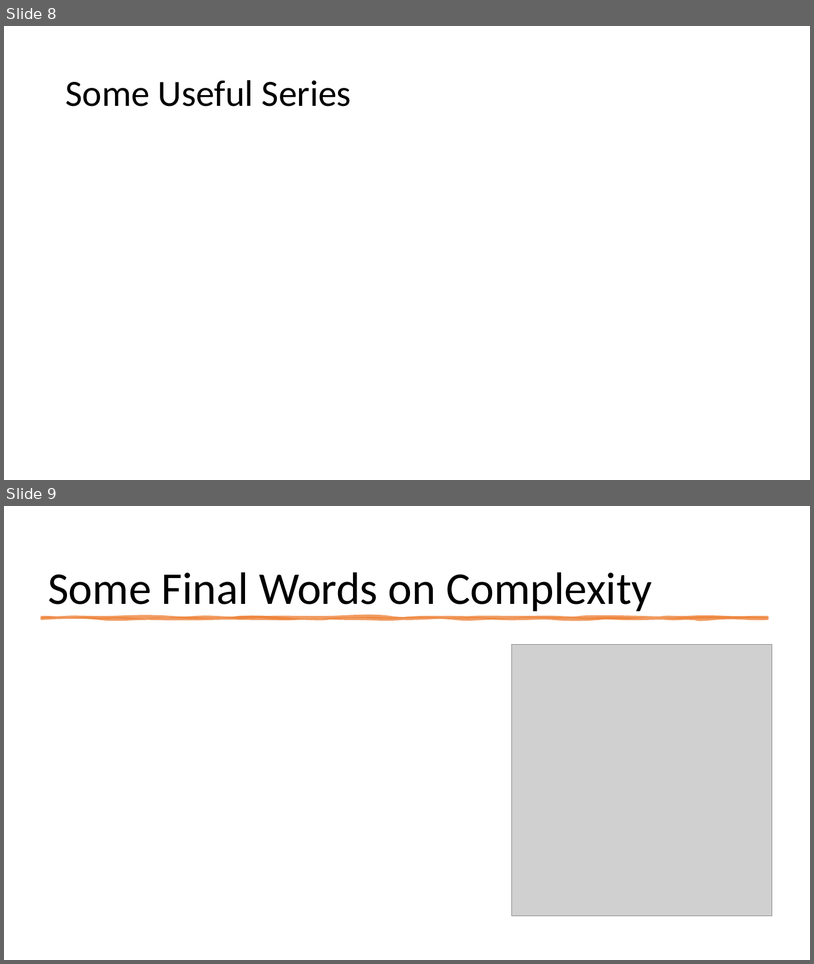
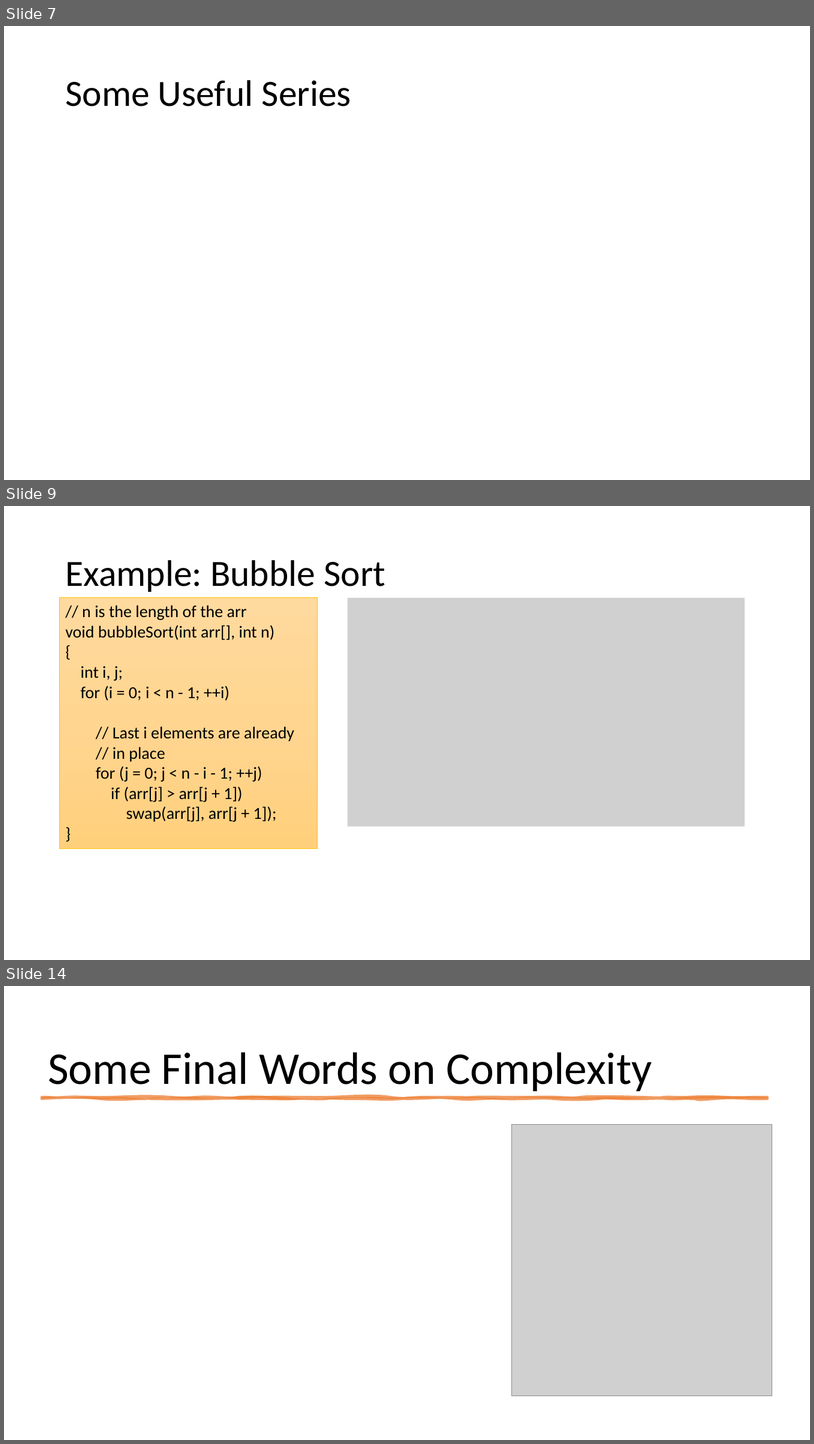
Before and after one commit to mhahsler/CS2341, a slide deck: slides/Chapter2_Algorithm_Analysis.pptx. Shown one above the other, each under a label of ours: slides 8 and 9 before the commit, slides 7, 9 and 14 after it; the slides between them are not shown. The pictures are 814x964 and 814x1444 pixels, drawn with LibreOffice and Linux fonts; fonts in the diff are those of the drawing; grey boxes stand for pictures. Boxes give left, top, right and bottom in pixels: in the first picture for what was removed or moved away, otherwise in the second. Text is boxed around its words. In the diff, an @@ line names an element or a change of style, - is before the commit and + after.

```diff
--- a/slides/Chapter2_Algorithm_Analysis.pptx
+++ b/slides/Chapter2_Algorithm_Analysis.pptx
@@ slide 9 added at <box>4,506,810,960</box>, background #FFFFFF @@
@@ title added at <box>65,560,386,592</box>, 44 pt, text #000000 @@
+Example: Bubble Sort
@@ rectangle added at <box>60,598,318,849</box>, fill gradient #FFDB9E to #FFD590 to #FFD07C, outline #FFC000 0.5 pt, 20 pt, text #000000 @@
+// n is the length of the arr
+void bubbleSort(int arr[], int n)
+{
+int i, j;
+for (i = 0; i < n - 1; ++i)
+// Last i elements are already
+// in place
+for (j = 0; j < n - i - 1; ++j)
+if (arr[j] > arr[j + 1])
+swap(arr[j], arr[j + 1]);
+}
@@ picture added at <box>348,598,745,826</box> @@
@@ what was slide 8 is now slide 7 @@
@@ what was slide 9 is now slide 14 @@
```
Also in this commit, not shown: 2 slides changed, 4 other slides added, 1 other file.
